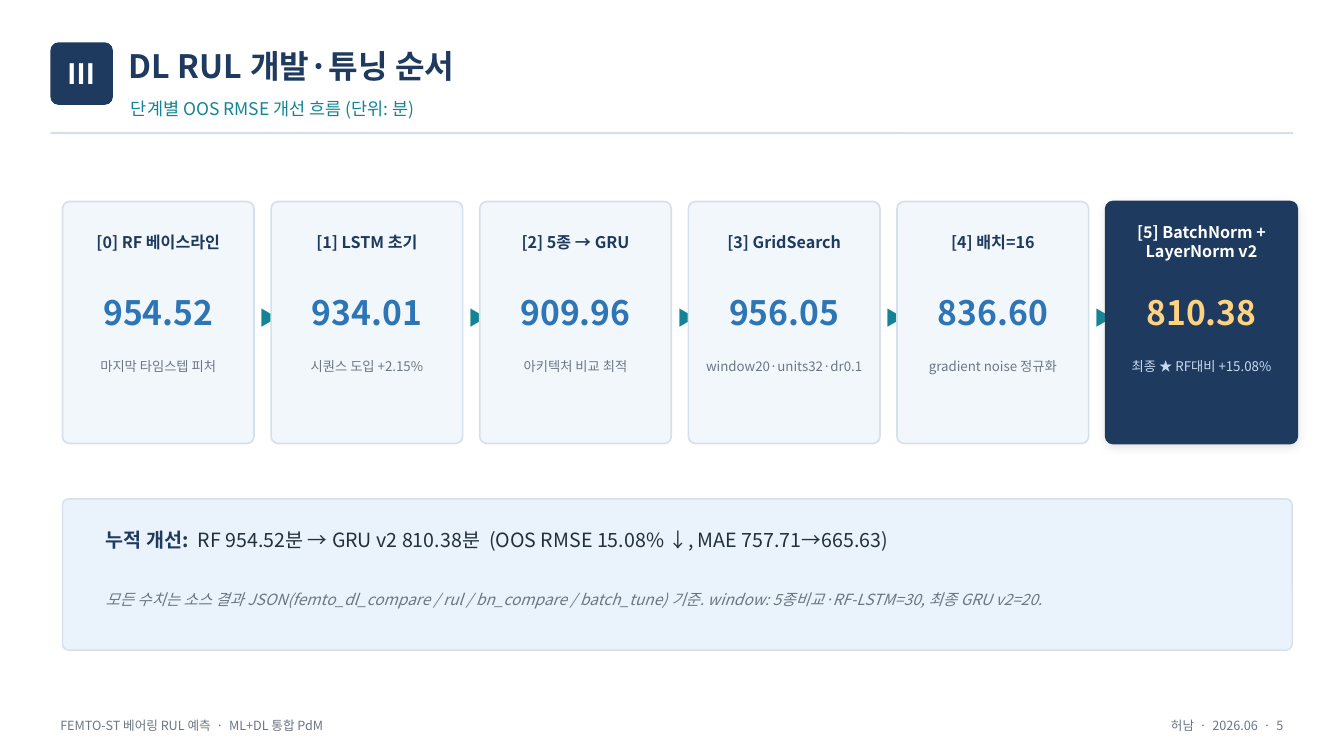
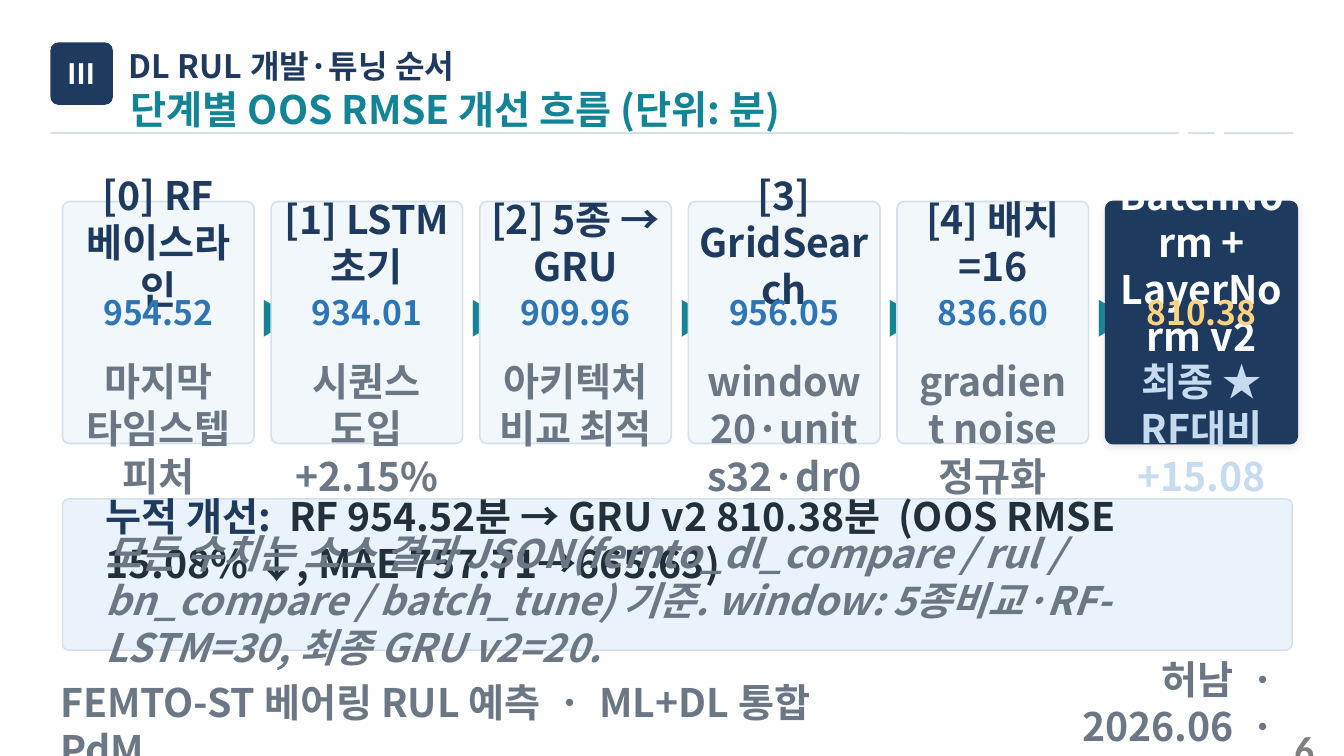
Before and after one commit to vapsnamheo-dev/AISOURCE, a slide deck: slide 6 of Homework/DL_FactoryAutomation/산출물/딥러닝_FEMTO_RUL_발표자료_v2.pptx. Drawn at 1344x756 pixels with LibreOffice and Linux fonts; fonts in the diff are those of the drawing. Boxes give left, top, right and bottom in pixels: in the first picture for what was removed or moved away, otherwise in the second. Text is boxed around its words. In the diff, an @@ line names an element or a change of style, - is before the commit and + after.

```diff
--- a/Homework/DL_FactoryAutomation/산출물/딥러닝_FEMTO_RUL_발표자료_v2.pptx
+++ b/Homework/DL_FactoryAutomation/산출물/딥러닝_FEMTO_RUL_발표자료_v2.pptx
@@ text "단계별 OOS RMSE 개선 흐름 ..." at (131,91,780,134): size 12.5 to 28 pt, bold on @@
@@ size 11.5 to 28 pt in 6 elements at (86,178,230,315), (285,202,449,285), (491,202,617,282), (758,178,811,217), (926,201,1060,282), (1211,311,1257,351) @@
@@ size 14 to 28 pt, bold on in 6 elements at (106,491,1116,589), (250,297,275,338), (459,297,484,338), (667,297,693,338), (876,297,901,338), (1085,297,1110,338) @@
@@ size 9.5 to 28 pt, bold on in 6 elements at (86,363,230,502), (295,363,438,499), (499,363,652,447), (707,459,861,549), (939,411,1058,502), (1137,363,1265,499) @@
@@ text "모든 수치는 소스 결과 JSON(femto_dl_compare ..." at (106,526,1111,670): size 11 to 28 pt, bold on @@
@@ text "FEMTO-ST 베어링 RUL 예측 · ..." at (60,684,810,721): size 9 to 28 pt, bold on @@
@@ text "허남 · 2026.06 · 5" at (1082,661,1233,742): size 9 to 28 pt, bold on @@
@@ text added at (1245,721,1325,749), 28 pt, text #808080, bold @@
+6
```
Also in this commit, not shown: 13 other slides changed, 5 slides added, 1 other file.
